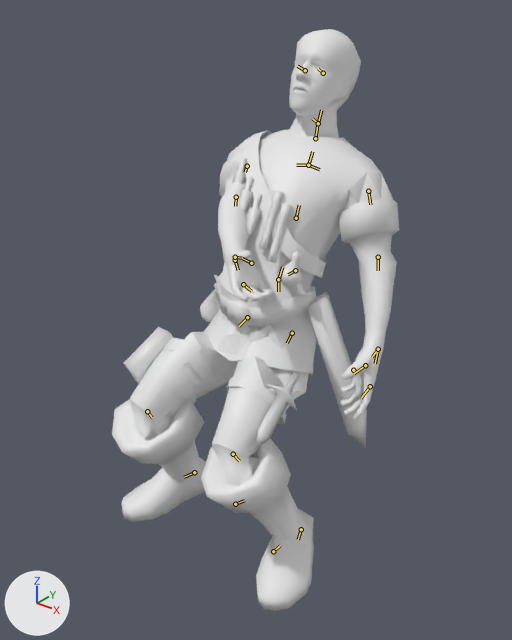
An edit to the Blender file assets-src/rooms/tavern/creature-clips/Adventurer.blend, drawn before and after from the same camera.
Both versions are drawn from a 50 mm lens placed at (0.6, -0.783, 0.819), pointed at (0.01, -0.046, 0.362). Lighting does not change. The marker at lower left points along +X, +Y and +Z. The picture after the commit comes second. Both versions are drawn at frame 21 of the action 'SitSlap'; the numbers are the values there. The bones that change, and the others that lie on the model, are drawn over the model as lines.

The first picture shows 'AdventurerSourceMesh'.
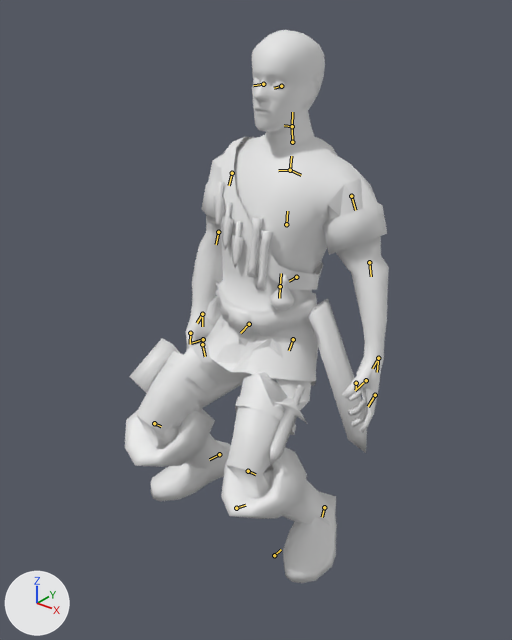
Where the change shows, as pixel boxes [x1, y1, x2, y2] in the pictures (512 x 640 px):
'AdventurerSourceMesh', posed (8% narrower)
    before: [112, 29, 399, 611]
    after: [125, 30, 389, 583]
bone 'Root', root to tip
    before: (273, 551) to (280, 545)
    after: (274, 555) to (281, 549)
bone 'C3', root to tip
    before: (278, 279) to (282, 267)
    after: (280, 286) to (281, 273)
bone 'C2', root to tip
    before: (296, 218) to (299, 205)
    after: (286, 224) to (287, 211)
bone 'Head', root to tip
    before: (318, 123) to (321, 110)
    after: (292, 126) to (292, 112)
bone 'Upperarm_R', root to tip
    before: (247, 166) to (245, 172)
    after: (232, 173) to (229, 185)
bone 'Forearm_R', root to tip
    before: (236, 197) to (235, 206)
    after: (218, 232) to (216, 244)
bone 'Upperleg_L', root to tip
    before: (292, 333) to (287, 343)
    after: (293, 339) to (289, 350)
bone 'Lowerleg_L', root to tip
    before: (233, 454) to (239, 461)
    after: (248, 471) to (255, 474)
bone 'Feet_L', root to tip
    before: (301, 529) to (298, 539)
    after: (324, 507) to (322, 517)
bone 'Upperleg_R', root to tip
    before: (247, 317) to (239, 326)
    after: (249, 324) to (240, 333)
bone 'Lowerleg_R', root to tip
    before: (147, 411) to (152, 417)
    after: (154, 423) to (161, 426)
bone 'Feet_R', root to tip
    before: (194, 472) to (184, 477)
    after: (219, 454) to (209, 459)

The change in detail:
Bone 'Root' (bone_root) moves from (0.0, 0.02, -0.144) to (0.0, 0.023, -0.157).
Bone 'C3' (bone_c3) turns from (-24, 0, 0) to (-7, 0, 0) degrees about its own x, y and z.
Bone 'C2' (bone_c2) turns from (0, 6, 0) to (0, 2, 0) degrees about its own x, y and z.
Bone 'Head' (bone_head) turns from (0, 0, 0) to (-5, 0, 0) degrees about its own x, y and z.
Bone 'Upperarm_R' (bone_upperarm_r) turns from (56, -37, 39) to (4, -37, 41) degrees about its own x, y and z.
Bone 'Forearm_R' (bone_forearm_r) turns from (-20, -2, 14) to (-8, -2, 5) degrees about its own x, y and z.
Bone 'Upperleg_L' (bone_upperleg_l) turns from (-65, -12, 9) to (-57, -14, 7) degrees about its own x, y and z.
Bone 'Lowerleg_L' (bone_lowerleg_l) turns from (89, 12, 12) to (95, 11, 12) degrees about its own x, y and z.
Bone 'Feet_L' (bone_feet_l) turns from (22, -7, 1) to (36, -10, -4) degrees about its own x, y and z.
Bone 'Upperleg_R' (bone_upperleg_r) turns from (-65, 12, -9) to (-57, 15, -7) degrees about its own x, y and z.
Bone 'Lowerleg_R' (bone_lowerleg_r) turns from (89, -12, -11) to (95, -11, -12) degrees about its own x, y and z.
Bone 'Feet_R' (bone_feet_r) turns from (22, 8, -1) to (35, 11, 4) degrees about its own x, y and z.
